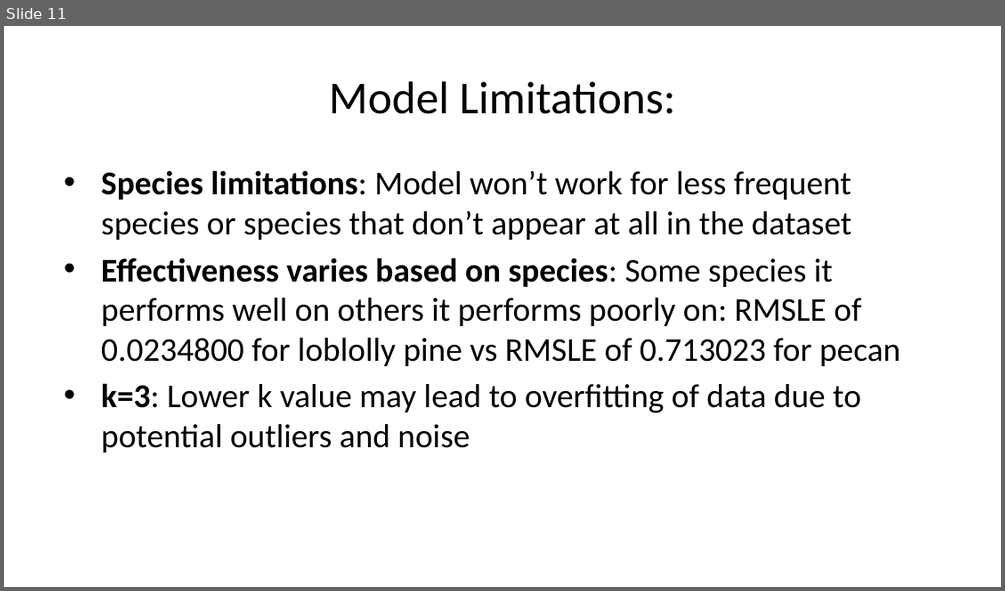
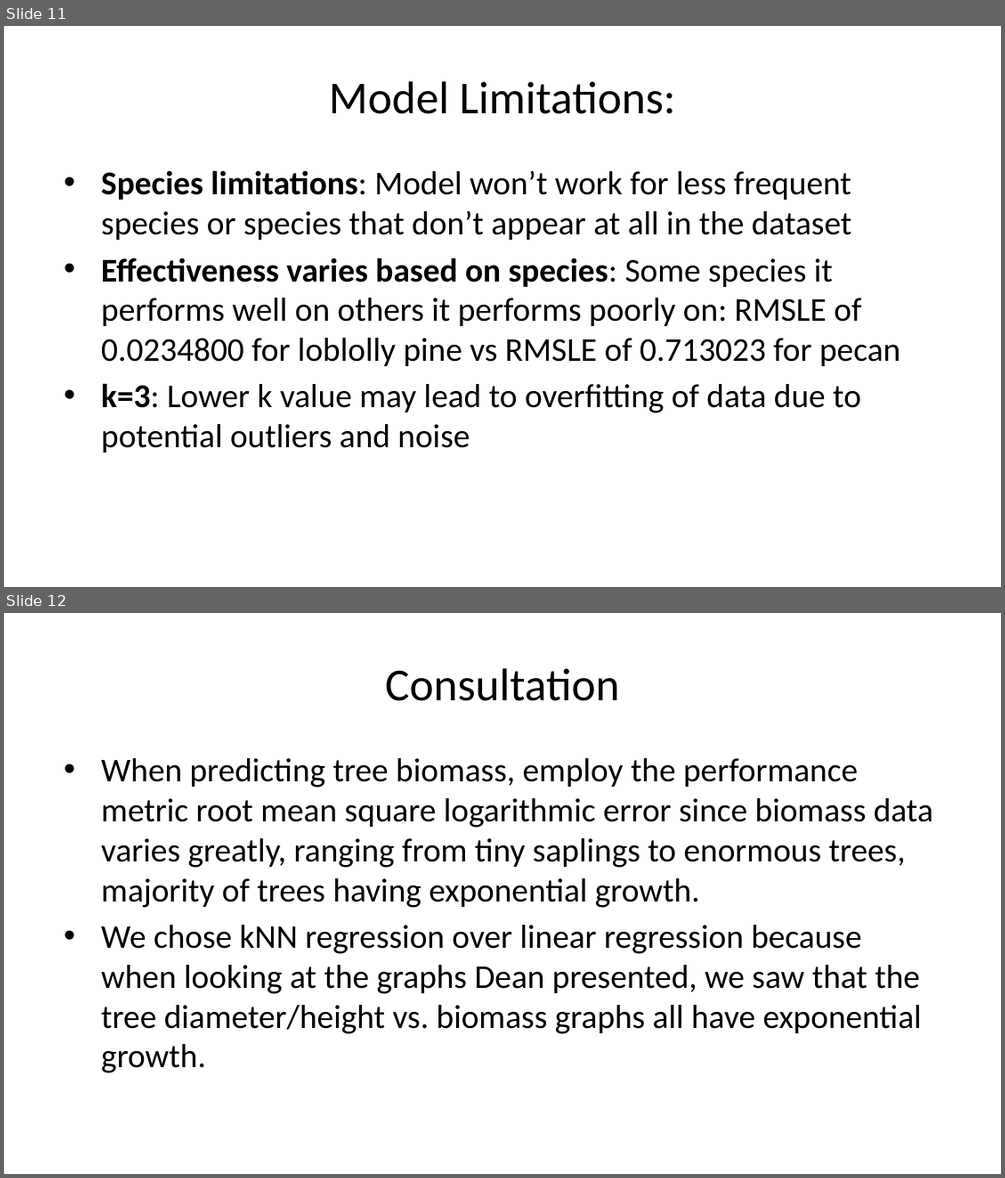
Before and after one commit to deancallahan25/Redwood-Analytics-Portfolio, a slide deck: Project-3/presentation.pptx. Shown one above the other, each under a label of ours: slide 11 before the commit, slides 11 and 12 after it. The pictures are 1005x591 and 1005x1178 pixels, drawn with LibreOffice and Linux fonts; fonts in the diff are those of the drawing. Boxes give left, top, right and bottom in pixels: in the first picture for what was removed or moved away, otherwise in the second. Text is boxed around its words. In the diff, an @@ line names an element or a change of style, - is before the commit and + after.

```diff
--- a/Project-3/presentation.pptx
+++ b/Project-3/presentation.pptx
@@ slide 12 added at box(4, 613, 1001, 1174), background #FFFFFF @@
@@ title added at box(385, 668, 619, 701), 33 pt, text #000000 @@
+Consultation
@@ text added at box(101, 758, 933, 1073), 24 pt, text #000000 @@
+• When predicting tree biomass, employ the performance metric root mean square logarithmic error since biomass data varies greatly, ranging from tiny saplings to enormous trees, majority of trees having exponential growth.
+• We chose kNN regression over linear regression because when looking at the graphs Dean presented, we saw that the tree diameter/height vs. biomass graphs all have exponential growth.
```
Also in this commit, not shown: 3 slides changed, 3 other slides added, 1 slide removed.
